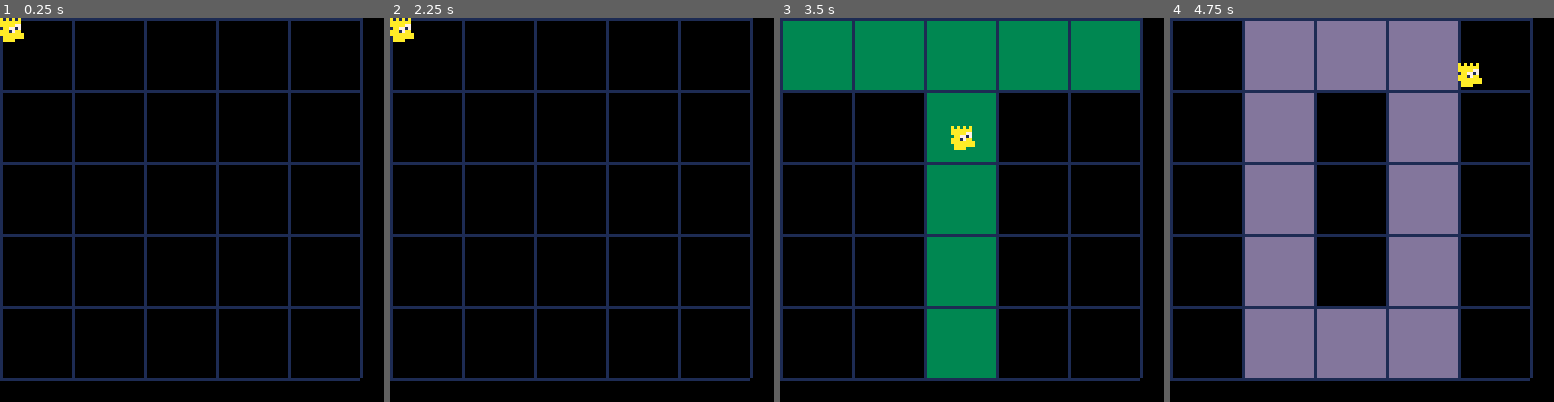
Above: before the commit, frames 1-4 (left to right).
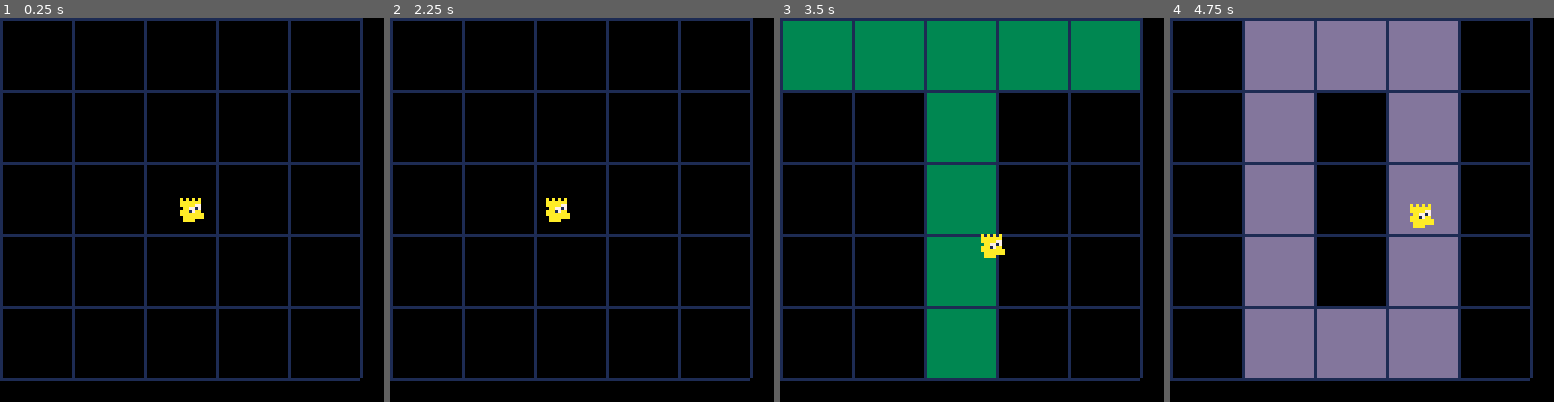
Above: after the commit, the same moments.

Repository: twright1999/gmtk_2026
Game: PICO-8 cartridge main.p8
The game is run twice, just before and just after one commit, with the same random seed, the same clock (stepped at 60 frames per second) and the same inputs.
Inputs:
- Up to frame 1 (0.25 s): no input
- Up to frame 2 (2.25 s): hold Left from 1.97 s (still down)
- Up to frame 3 (3.5 s): release Left at 2.37 s; hold Down 2.42-2.82 s; hold Right from 2.87 s (still down)
- Up to frame 4 (4.75 s): release Right at 3.53 s; hold Up 3.58-4.08 s; hold Right 4.13-4.53 s; hold Down from 4.58 s (still down)

The runs differ from the first frame. In frame 1, 0.6% of the frame differs, in the area x 0-54%, y 0-54%; in frame 2, 0.6%; in frame 3, 0.6%; in frame 4, 0.6%.

Commit message:
add death detection for bart. not dead YET

Diff:
--- a/main.p8
+++ b/main.p8
@@ -21,28 +21,29 @@
 state = "flashing"
 
 function _init()
-    pos_x = 0
-    pos_y = 0
+    pos_x = 64
+    pos_y = 64
     timer_val = flash_time
 end
 
 screen_size = 128
 bart_size = 8
 marge_size = 7
-scale_factor_0 = 0
+
+bart_movement_speed = 1
 
 function _update()
     if btn(➡️) then
-        pos_x = min(pos_x + 3, screen_size - bart_size - marge_size)
+        pos_x = min(pos_x + bart_movement_speed, screen_size - bart_size/2 - marge_size)
     end
     if btn(⬅️) then
-        pos_x = max(pos_x - 3, scale_factor_0)
+        pos_x = max(pos_x - bart_movement_speed, bart_size/2)
     end
     if btn(⬇️) then
-        pos_y = min(pos_y + 3, screen_size - bart_size - marge_size)
+        pos_y = min(pos_y + bart_movement_speed, screen_size - bart_size/2 - marge_size)
     end
     if btn(⬆️) then
-        pos_y = max(pos_y - 3, scale_factor_0)
+        pos_y = max(pos_y - bart_movement_speed, bart_size/2)
     end
 
     next_state = state
@@ -73,6 +74,10 @@
     elseif state == "safe" then
         timer_val -= 1
 
+        if not check_safety() then
+            kill_bart()
+        end
+
         if not show_safe then sfx(5) end
         show_safe = true
 
@@ -103,7 +108,7 @@
     end
 
     -- draw player
-    spr(1, pos_x, pos_y)
+    spr(1, pos_x - bart_size/2, pos_y - bart_size/2)
 end
 
 function draw_cells(cell_array, colour)
@@ -123,6 +128,26 @@
     y_end = y_start + 22
 
     rectfill(x_start, y_start, x_end, y_end, colour)
+end
+
+function check_safety()
+    for _, val in pairs(tile_list[current_tile]) do
+        if get_bart_position() == val then
+            return true
+        end
+    end
+    return false
+end
+
+function get_bart_position()
+    cell_x = ((pos_x - 1) \ 24)
+    cell_y = ((pos_y - 1) \ 24)
+
+    return cell_y * 5 + cell_x
+end
+
+function kill_bart()
+    return
 end
 
 __gfx__
